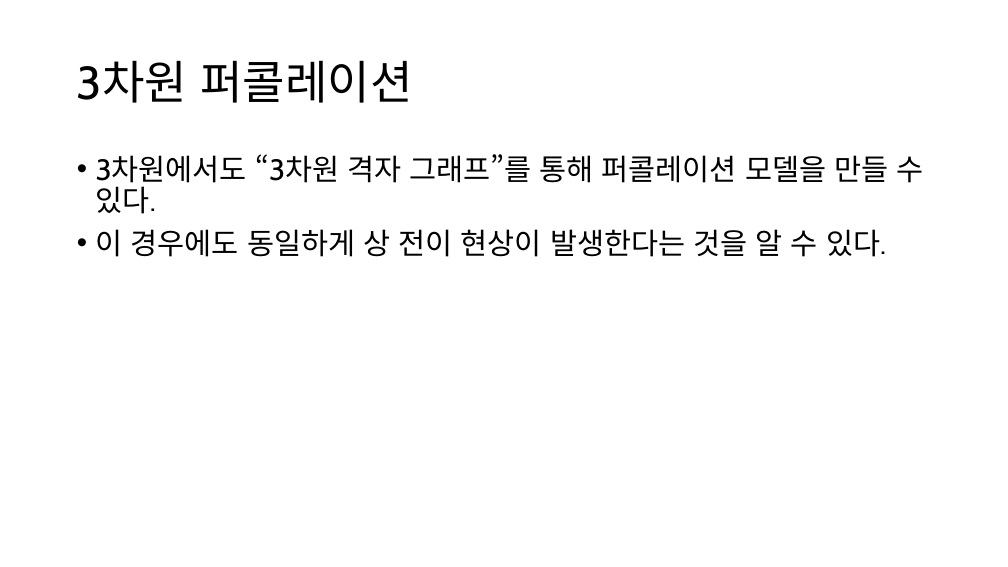
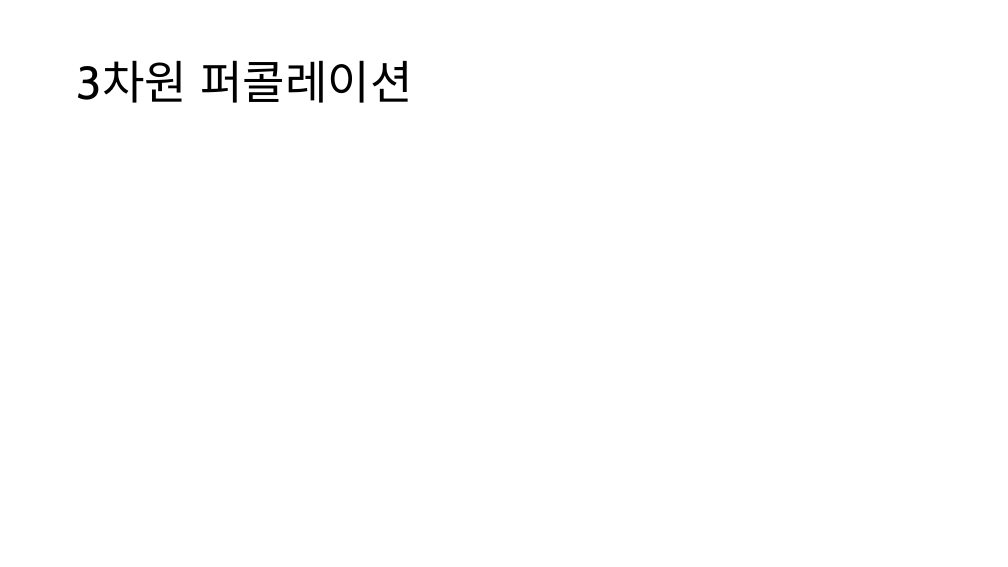
Before and after one commit to singrum/percolation-model, a slide deck: slide 15 of percolation.pptx. Drawn at 1008x567 pixels with LibreOffice and Linux fonts; fonts in the diff are those of the drawing; grey boxes stand for pictures. Boxes give left, top, right and bottom in pixels: in the first picture for what was removed or moved away, otherwise in the second. Text is boxed around its words. In the diff, an @@ line names an element or a change of style, - is before the commit and + after.

```diff
--- a/percolation.pptx
+++ b/percolation.pptx
@@ text removed at (96, 154, 924, 257) @@
-• 3차원에서도 “3차원 격자 그래프”를 통해 퍼콜레이션 모델을 만들 수 있다.
-• 이 경우에도 동일하게 상 전이 현상이 발생한다는 것을 알 수 있다.
```
Also in this commit, not shown: 1 other slide changed, 2 slides added, 1 other file.
